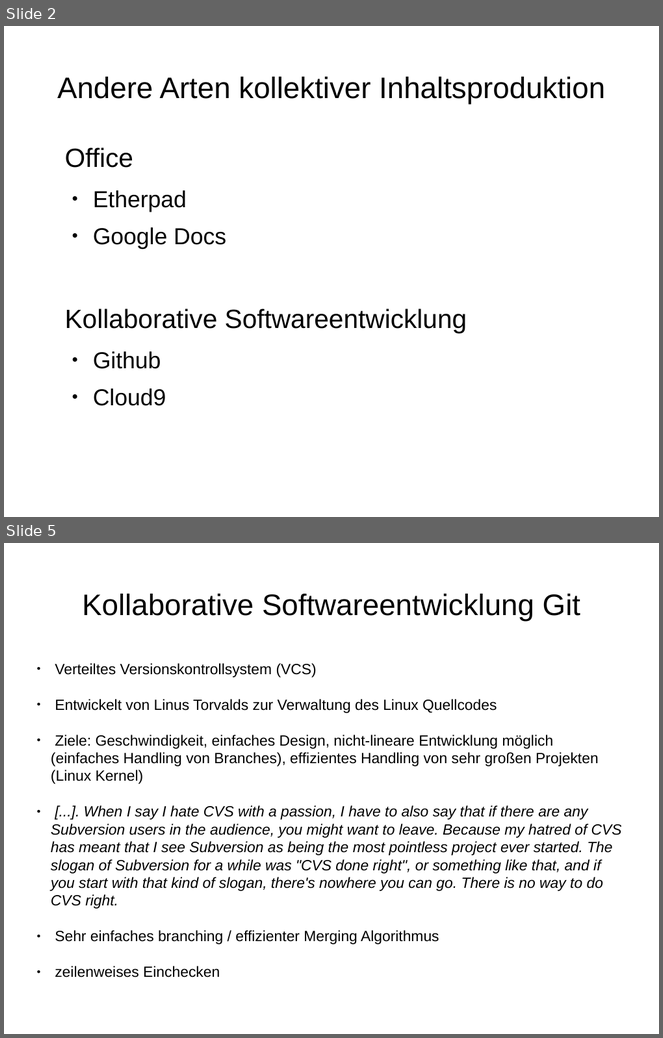
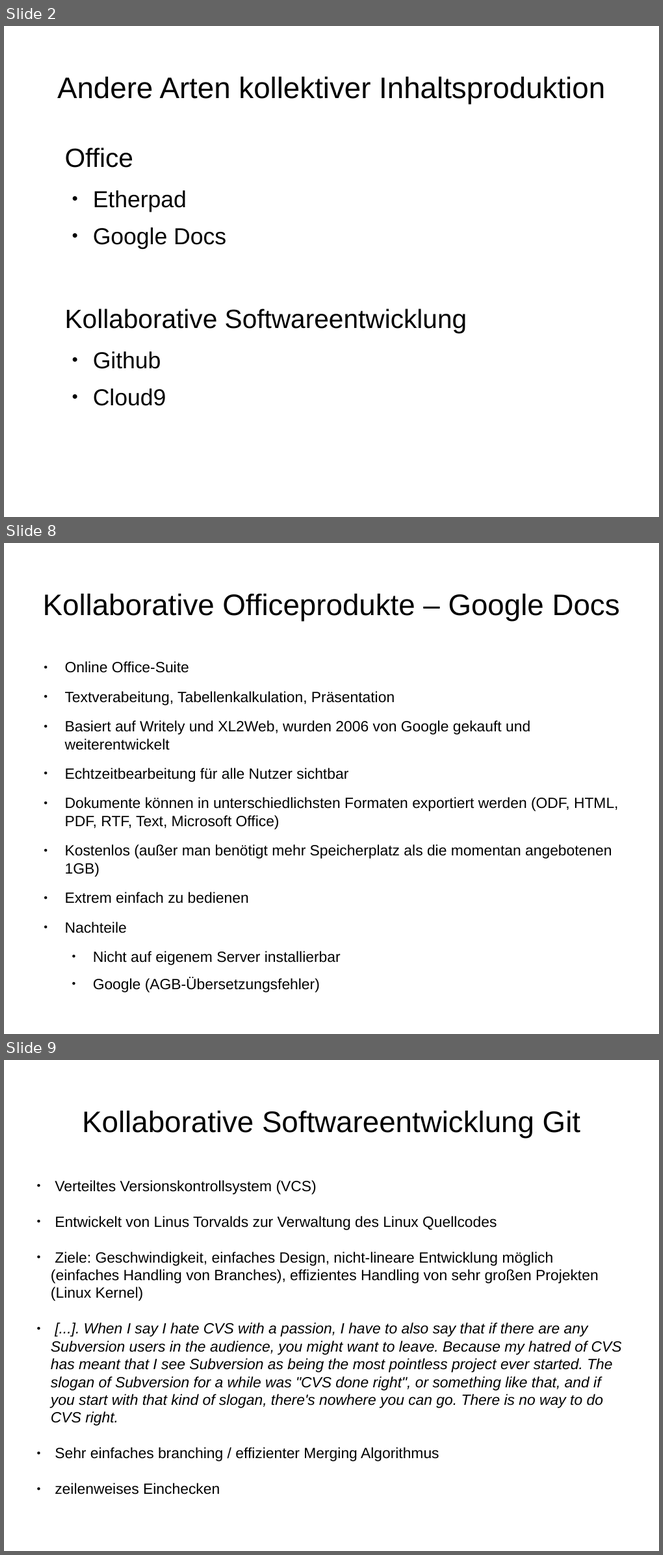
Before and after one commit to rommsen/Seminar_1905, a slide deck: referat/Kapitel4.odp. Shown one above the other, each under a label of ours: slides 2 and 5 before the commit, slides 2, 8 and 9 after it; the slides between them are not shown. The pictures are 663x1038 and 663x1555 pixels, drawn with LibreOffice and Linux fonts; fonts in the diff are those of the drawing. Boxes give left, top, right and bottom in pixels: in the first picture for what was removed or moved away, otherwise in the second. Text is boxed around its words. In the diff, an @@ line names an element or a change of style, - is before the commit and + after.

```diff
--- a/referat/Kapitel4.odp
+++ b/referat/Kapitel4.odp
@@ slide 8 added at box(4, 543, 659, 1034), background #FFFFFF @@
@@ title added at box(43, 594, 620, 621), 36 pt, text #000000 @@
+Kollaborative Officeprodukte – Google Docs
@@ text added at box(65, 661, 619, 993), 18 pt, text #000000 @@
+● Online Office-Suite
+● Textverabeitung, Tabellenkalkulation, Präsentation
+● Basiert auf Writely und XL2Web, wurden 2006 von Google gekauft und weiterentwickelt
+● Echtzeitbearbeitung für alle Nutzer sichtbar
+● Dokumente können in unterschiedlichsten Formaten exportiert werden (ODF, HTML, PDF, RTF, Text, Microsoft Office)
+● Kostenlos (außer man benötigt mehr Speicherplatz als die momentan angebotenen 1GB)
+● Extrem einfach zu bedienen
+● Nachteile
+  ● Nicht auf eigenem Server installierbar
+  ● Google (AGB-Übersetzungsfehler)
@@ what was slide 5 is now slide 9 @@
```
Also in this commit, not shown: 5 slides changed, 5 other slides added, 2 slides removed.
